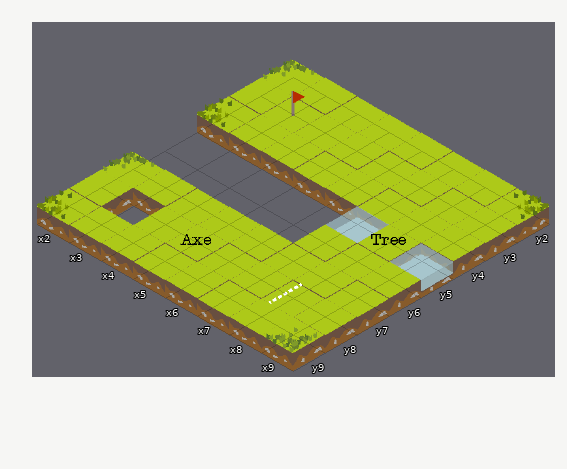
One commit to this Tiled map: assets/map2.tmx. Above: the version before the commit.
Cells are 94x54 px. Isometric: x runs down to the right, y down to the left. Shown: x 2..9, y 2..9.
The same view after the edit:
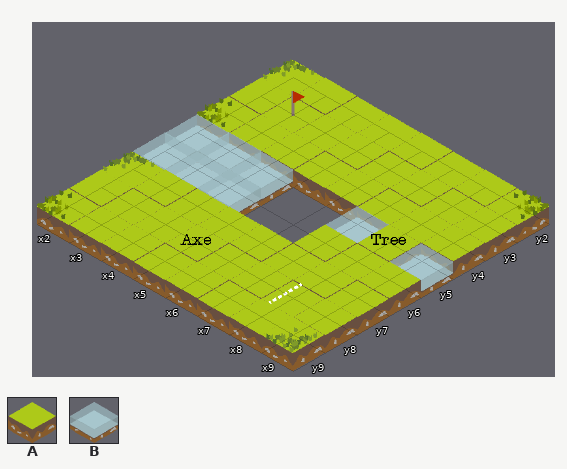
Key: from "tileset": A 0, B 4.
_ is an empty cell.
What changed:
Layer "Tile Layer 1":
The edit adds tile A in row 8 at x 3.
The edit adds tile B in rows 5 to 6 at x 2 to 4.
Boxes around the changes in both pictures, in picture pixels (x1, y1, x2, y2):
added: (102, 114, 293, 225)
